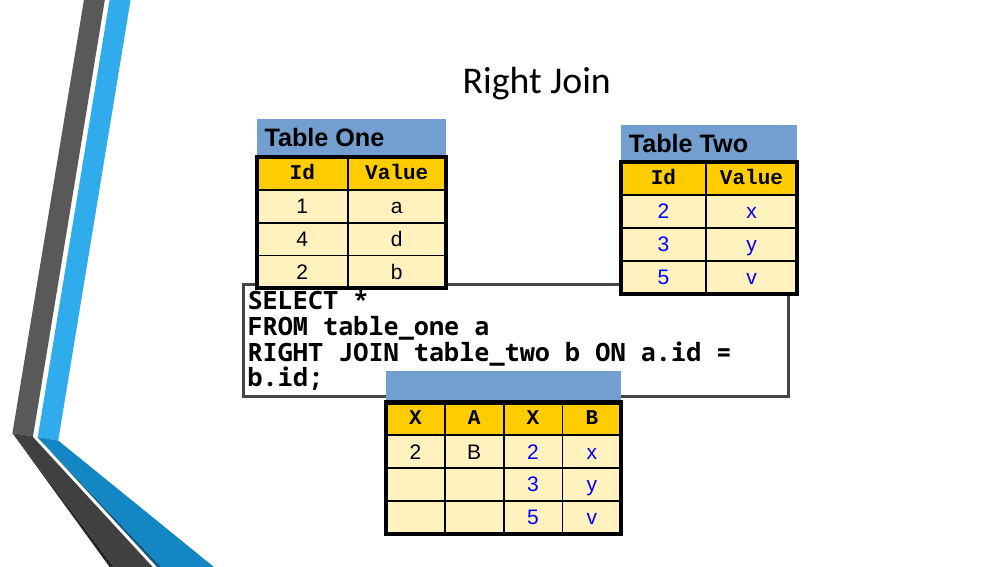
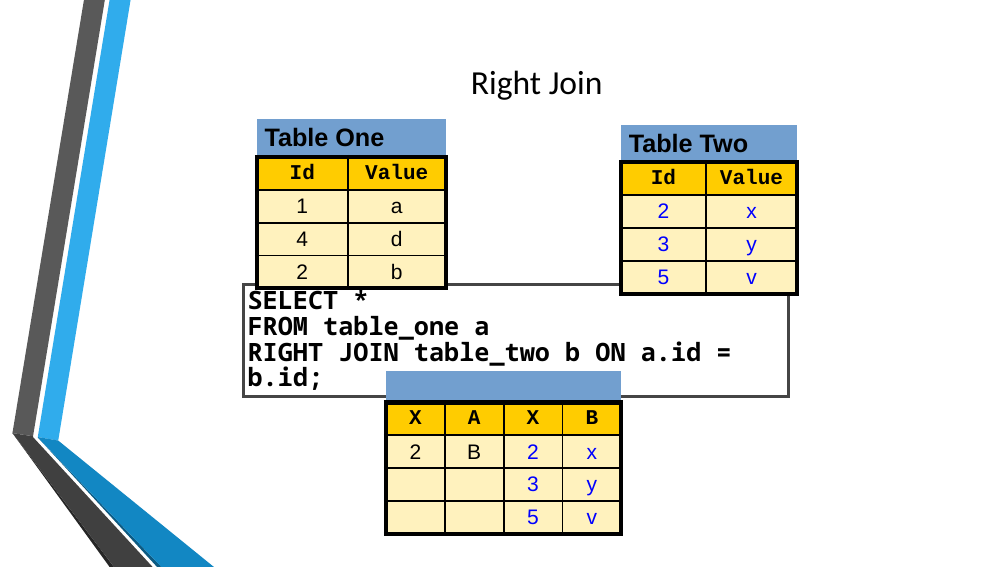
Before and after one commit to MGIS-UMN/GIS5577_week4, a slide deck: slide 26 of Advanced_DB_queries.odp (slide 25 before the commit). Drawn at 1008x567 pixels with LibreOffice and Linux fonts; fonts in the diff are those of the drawing; background and template pictures are left out. Boxes give left, top, right and bottom in pixels: in the first picture for what was removed or moved away, otherwise in the second. Text is boxed around its words. In the diff, an @@ line names an element or a change of style, - is before the commit and + after.

```diff
--- a/Advanced_DB_queries.odp
+++ b/Advanced_DB_queries.odp
@@ title "Right Join" at (471, 70, 603, 100): size 36 to 32 pt; line spacing 0.9 to 1 @@
```
Also in this commit, not shown: 1 other slide changed, 1 slide added, 1 other file.
